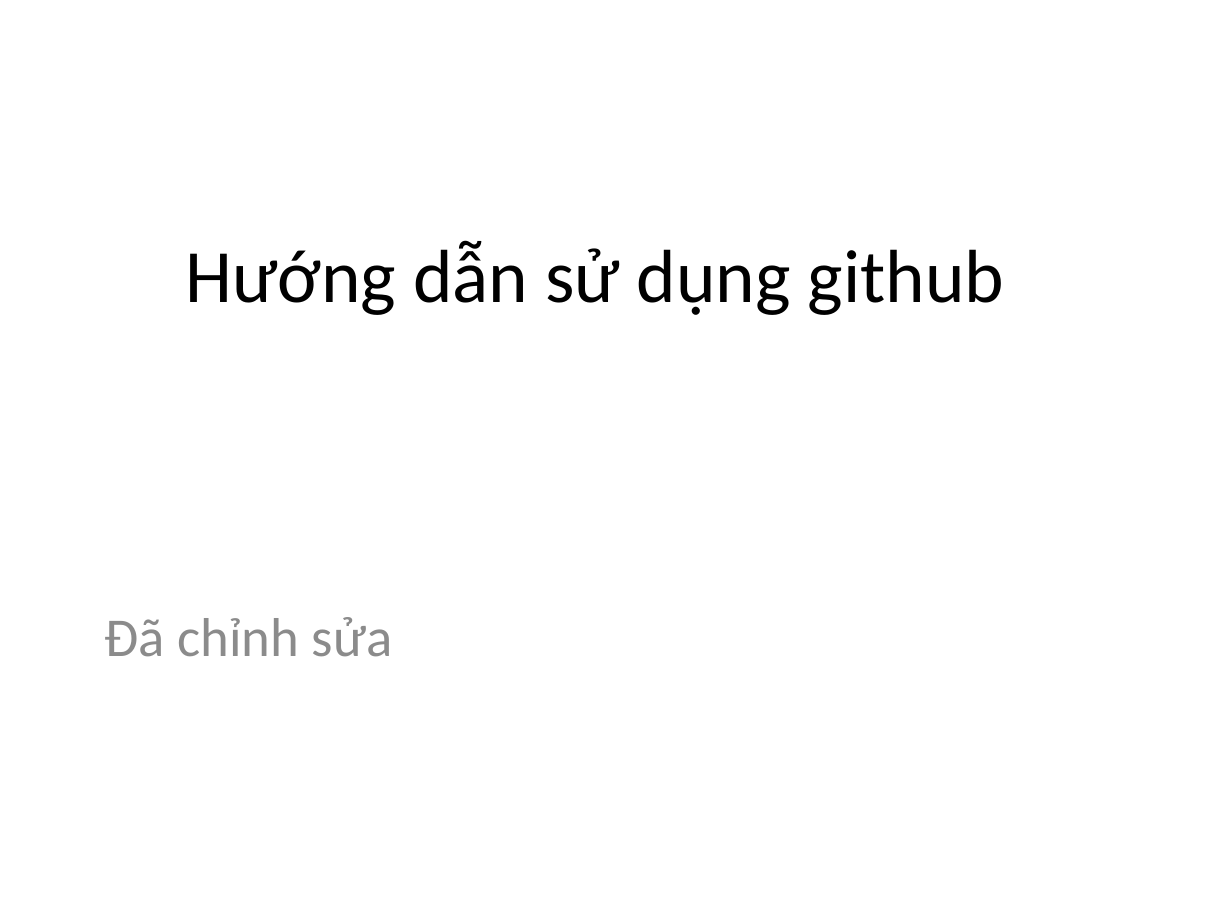
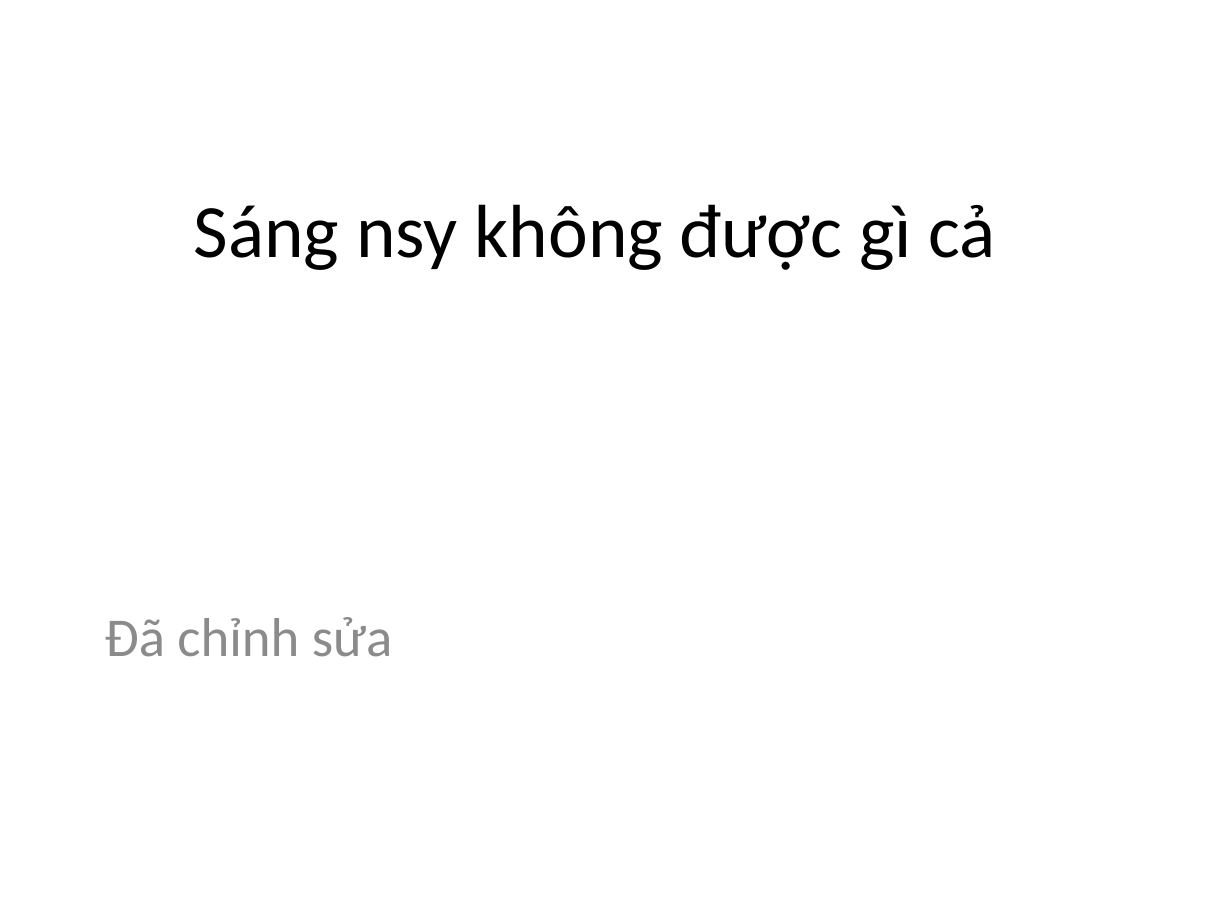
Before and after one commit to ShinjiQ/information, a slide deck: slide 1 of Hướng dẫn sử dụng github.pptx. Drawn at 1232x924 pixels with LibreOffice and Linux fonts; fonts in the diff are those of the drawing. Boxes give left, top, right and bottom in pixels: in the first picture for what was removed or moved away, otherwise in the second. Text is boxed around its words. In the diff, an @@ line names an element or a change of style, - is before the commit and + after.

```diff
--- a/Hướng dẫn sử dụng github.pptx
+++ b/Hướng dẫn sử dụng github.pptx
@@ title at box(193, 204, 996, 270): text changed @@
-Hướng dẫn sử dụng github
+Sáng nsy không được gì cả
```
